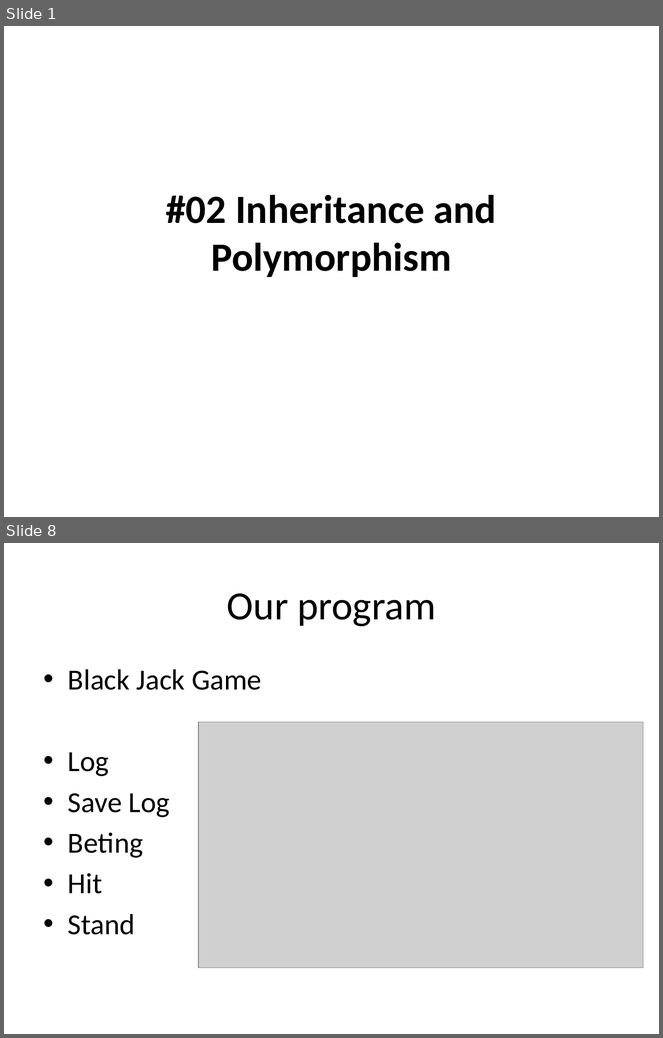
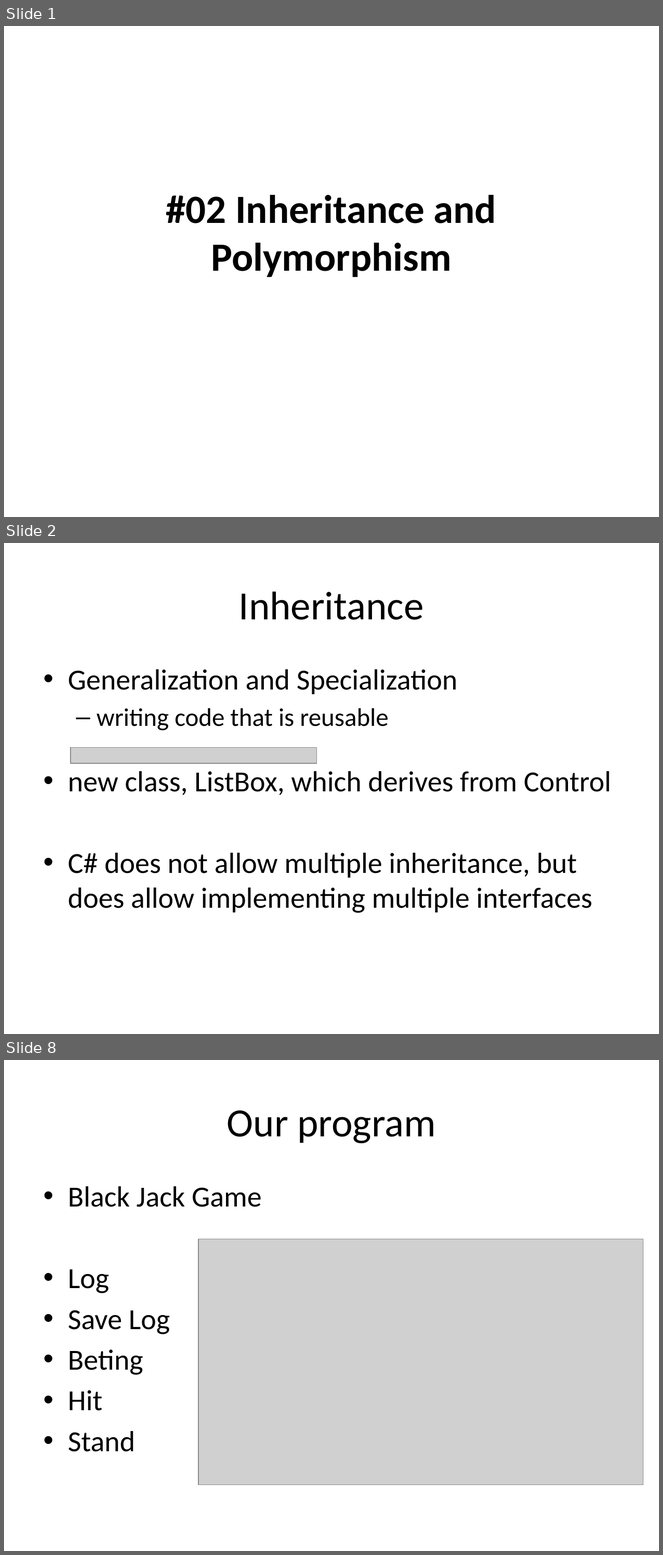
Before and after one commit to isurup/kalle-martin-group, a slide deck: OOPExam/02 Inheritance and Polymorphism.pptx. Shown one above the other, each under a label of ours: slides 1 and 8 before the commit, slides 1, 2 and 8 after it; the slides between them are not shown. The pictures are 663x1038 and 663x1555 pixels, drawn with LibreOffice and Linux fonts; fonts in the diff are those of the drawing; grey boxes stand for pictures. Boxes give left, top, right and bottom in pixels: in the first picture for what was removed or moved away, otherwise in the second. Text is boxed around its words. In the diff, an @@ line names an element or a change of style, - is before the commit and + after.

```diff
--- a/OOPExam/02 Inheritance and Polymorphism.pptx
+++ b/OOPExam/02 Inheritance and Polymorphism.pptx
@@ slide 2 added at (4,543,659,1034), background #FFFFFF @@
@@ title added at (239,591,424,620), 44 pt, text #000000 @@
+Inheritance
@@ text added at (68,669,611,913), 32 pt, text #000000 @@
+• Generalization and Specialization
+  – writing code that is reusable
+• new class, ListBox, which derives from Control
+• C# does not allow multiple inheritance, but does allow implementing multiple interfaces
@@ picture added at (71,747,317,763) @@
```
Also in this commit, not shown: 3 slides changed, 2 other slides added, 3 slides removed.
